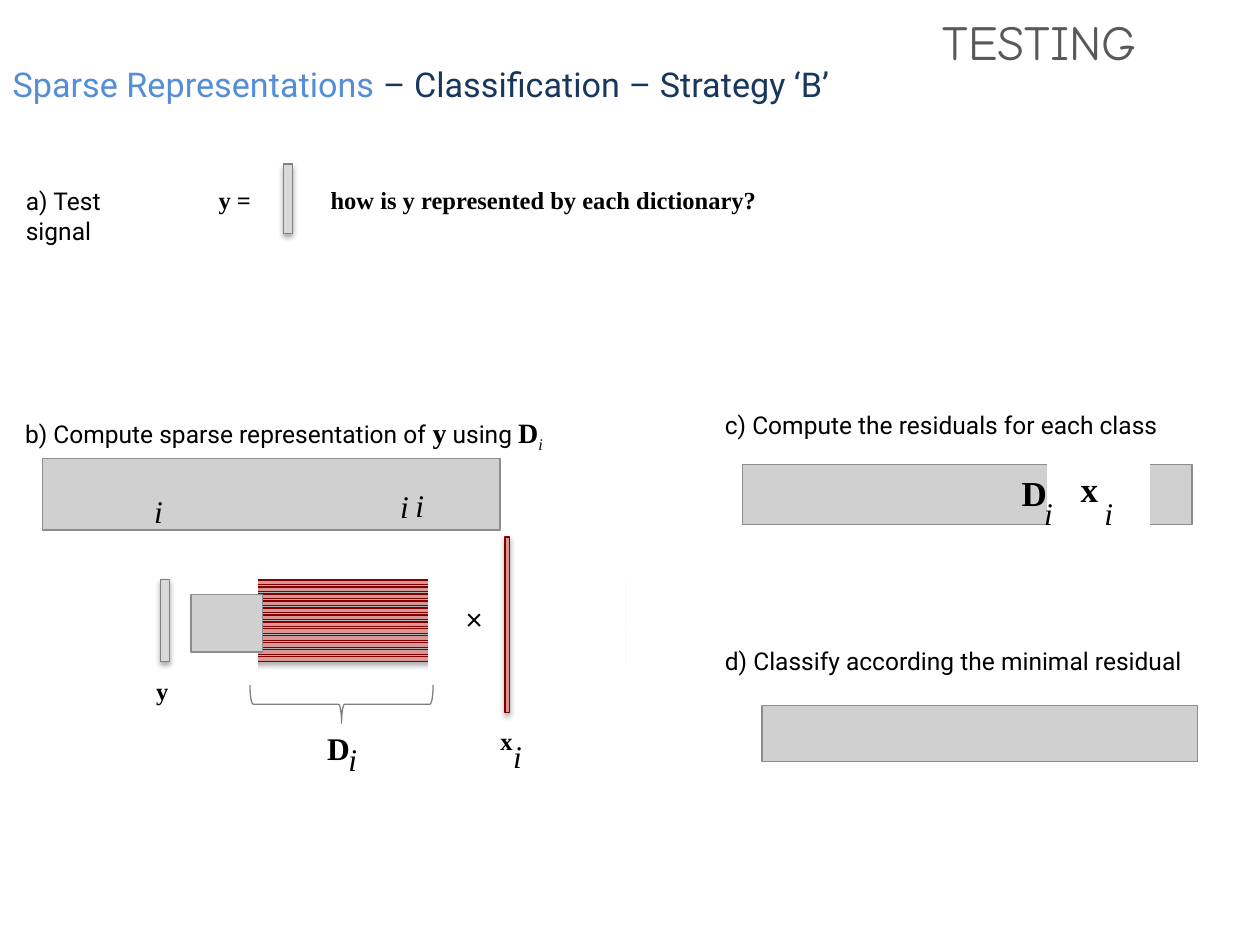
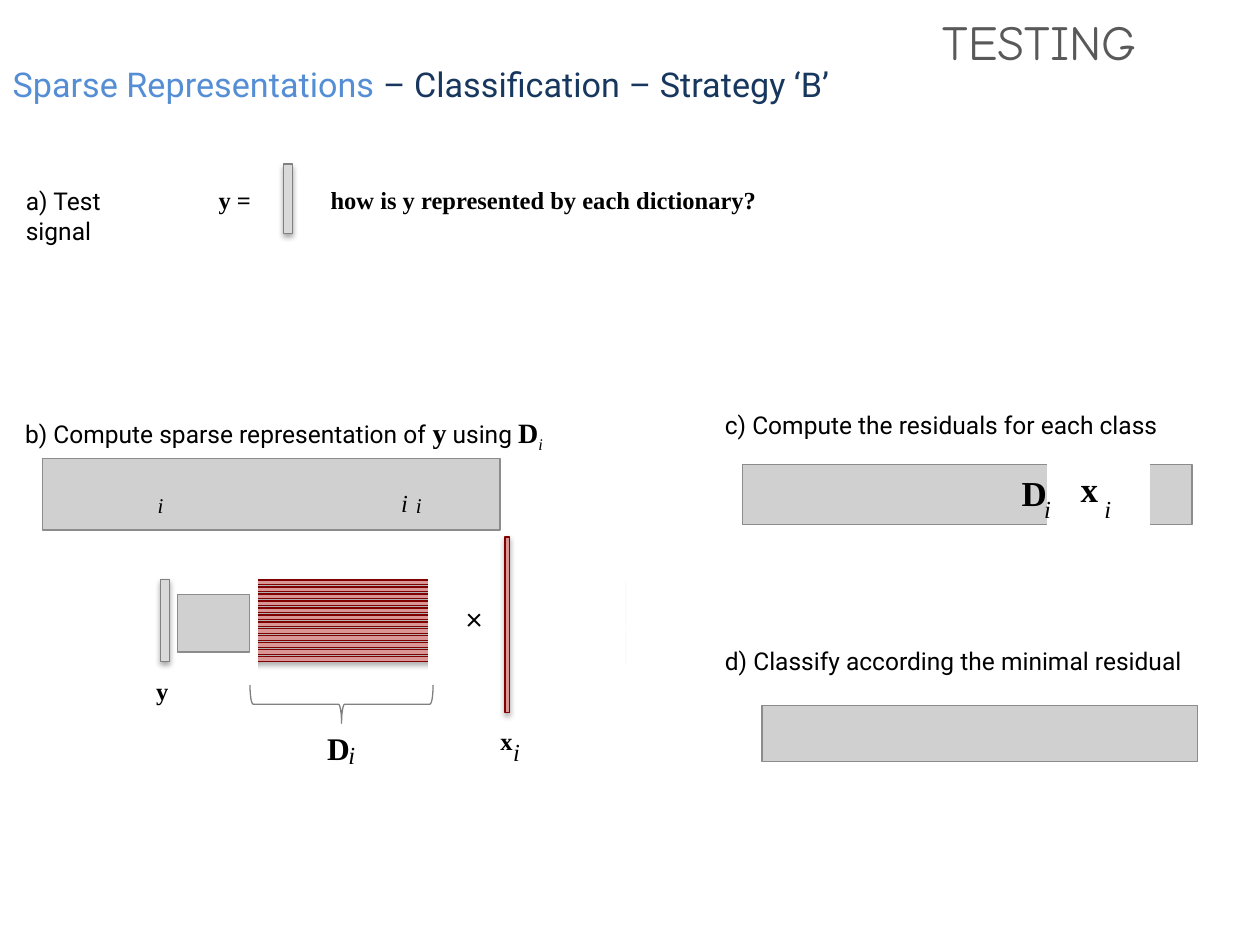
Before and after one commit to domingomery/patrones, a slide deck: slide 25 of clases/Cap04_Clasificacion/presentations/PAT04_SparseRepresentations.pptx. Drawn at 1260x945 pixels with LibreOffice and Linux fonts; fonts in the diff are those of the drawing; grey boxes stand for pictures. Boxes give left, top, right and bottom in pixels: in the first picture for what was removed or moved away, otherwise in the second. Text is boxed around its words. In the diff, an @@ line names an element or a change of style, - is before the commit and + after.

```diff
--- a/clases/Cap04_Clasificacion/presentations/PAT04_SparseRepresentations.pptx
+++ b/clases/Cap04_Clasificacion/presentations/PAT04_SparseRepresentations.pptx
@@ text "i" at [158, 499, 164, 513]: size 18 to 12 pt @@
@@ text "i" at [401, 496, 408, 512]: size 18 to 12 pt @@
@@ picture: place and size @@
-picture at [192, 595, 263, 653]
+picture at [178, 595, 249, 653]
@@ size 18 to 14 pt in 5 elements at [416, 499, 422, 513], [513, 745, 520, 761], [1044, 499, 1051, 524], [1104, 502, 1111, 518], [348, 748, 355, 764] @@
```
Also in this commit, not shown: 3 other slides changed, 9 other files.
